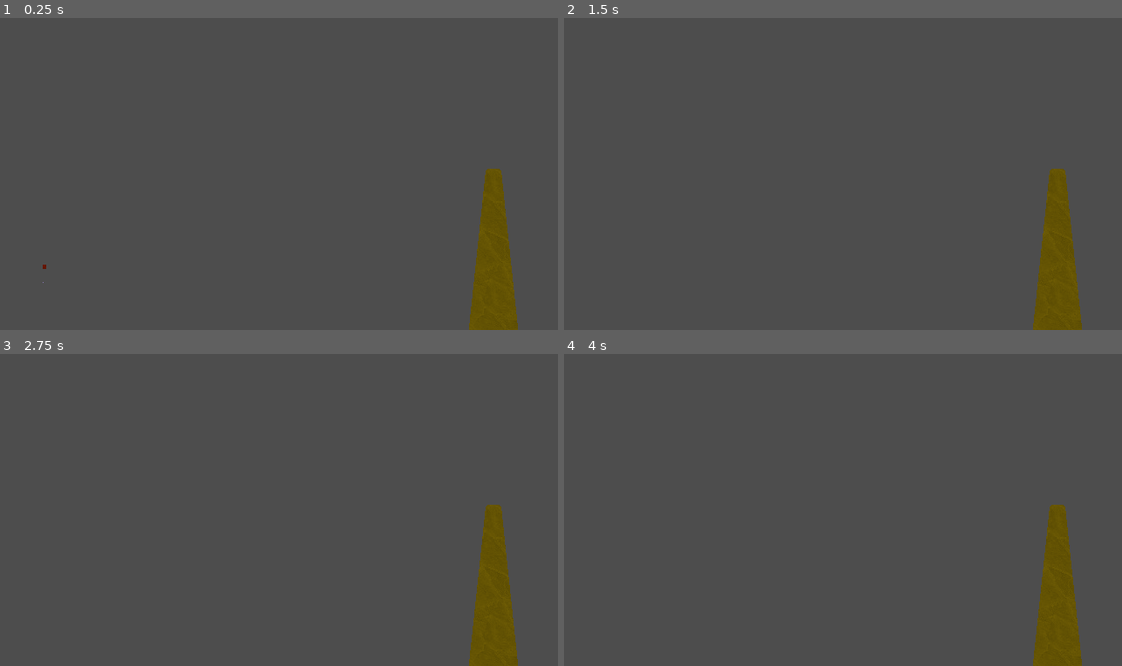
Above: before the commit, frames 1-4 (two rows, left to right).
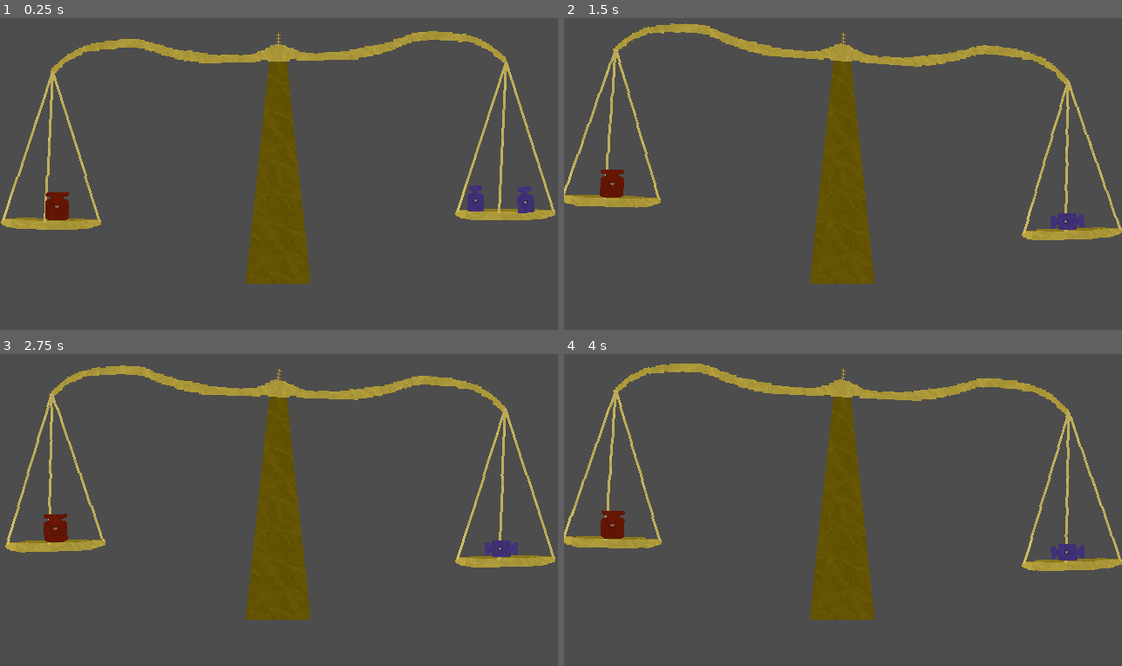
Above: after the commit, the same moments.

Repository: NicEastvillage/GMTKGameJam2024
Game: Godot game, scene res://scenes/physics_test.tscn
The game is run twice, just before and just after one commit, with the same random seed, the same clock (stepped at 60 frames per second) and the same inputs. This scene is started directly instead of the project's main scene.
Inputs (mouse positions are in pixels of both pictures, inside the frame that each line leads up to):
- Up to frame 1 (0.25 s): no input
- Up to frame 2 (1.5 s): move the mouse to (965, 158) at 0.52 s; click (965, 158) at 0.67 s; drag from (731, 189) to (815, 236) at 1.27 s
- Up to frame 3 (2.75 s): move the mouse to (334, 441) at 2.02 s; click (334, 441) at 2.17 s
- Up to frame 4 (4 s): drag from (815, 572) to (675, 463) at 2.77 s; move the mouse to (1010, 556) at 3.52 s; click (1010, 556) at 3.67 s

The runs differ from the first frame. In frame 1, 14% of the frame differs, in the area x 0-100%, y 4-100%; in frame 2, 13%; in frame 3, 13%; in frame 4, 13%.

Commit message:
fixed textured on rigids

Diff:
--- a/prefabs/scale_rigid.tscn
+++ b/prefabs/scale_rigid.tscn
@@ -1,26 +1,27 @@
 [gd_scene load_steps=7 format=3 uid="uid://c8jkuwbeqr6so"]
 
 [ext_resource type="Texture2D" uid="uid://doiqwjs2kvy6x" path="res://sprites/ScaleFoot.png" id="1_65p5n"]
-[ext_resource type="Texture2D" path="res://sprites/ScaleArms.png" id="3_ghc82"]
-[ext_resource type="Texture2D" path="res://sprites/ScaleCup.png" id="4_is4w7"]
+[ext_resource type="Texture2D" uid="uid://cf2tbgnhybxim" path="res://sprites/Arms.png" id="3_ghc82"]
+[ext_resource type="Texture2D" uid="uid://dex8i88hv020d" path="res://sprites/Cup.png" id="4_is4w7"]
 
 [sub_resource type="RectangleShape2D" id="RectangleShape2D_owe8w"]
-size = Vector2(96, 596)
+size = Vector2(96, 277)
 
 [sub_resource type="RectangleShape2D" id="RectangleShape2D_r05ga"]
-size = Vector2(1120, 56)
+size = Vector2(524, 56)
 
 [sub_resource type="RectangleShape2D" id="RectangleShape2D_vje0r"]
-size = Vector2(271.5, 16)
+size = Vector2(110, 7)
 
 [node name="scale" type="Node2D"]
 
 [node name="body" type="StaticBody2D" parent="."]
+position = Vector2(0, -136)
 collision_layer = 0
 collision_mask = 0
 
 [node name="CollisionShape2D" type="CollisionShape2D" parent="body"]
-position = Vector2(-2, 22)
+position = Vector2(-2, -3.5)
 shape = SubResource("RectangleShape2D_owe8w")
 
 [node name="Sprite2D" type="Sprite2D" parent="body"]
@@ -32,7 +33,7 @@
 collision_mask = 0
 
 [node name="CollisionShape2D" type="CollisionShape2D" parent="arms"]
-position = Vector2(-2, 1)
+position = Vector2(0, 1)
 shape = SubResource("RectangleShape2D_r05ga")
 
 [node name="Sprite2D" type="Sprite2D" parent="arms"]
@@ -45,45 +46,47 @@
 bias = 0.9
 
 [node name="cup_right" type="RigidBody2D" parent="."]
-position = Vector2(550, -86)
+position = Vector2(260, -163)
+collision_mask = 3
 
 [node name="Sprite2D" type="Sprite2D" parent="cup_right"]
 texture = ExtResource("4_is4w7")
 
-[node name="CollisionShape2D" type="CollisionShape2D" parent="cup_right"]
-position = Vector2(-1, 186)
+[node name="CollisionShape2D2" type="CollisionShape2D" parent="cup_right"]
+position = Vector2(0, 84)
 shape = SubResource("RectangleShape2D_vje0r")
 
 [node name="cup_left" type="RigidBody2D" parent="."]
-position = Vector2(-541, -86)
+position = Vector2(-260, -163)
+collision_mask = 3
 
 [node name="Sprite2D" type="Sprite2D" parent="cup_left"]
 texture = ExtResource("4_is4w7")
 
 [node name="CollisionShape2D" type="CollisionShape2D" parent="cup_left"]
-position = Vector2(-1, 186)
+position = Vector2(0, 84)
 shape = SubResource("RectangleShape2D_vje0r")
 
 [node name="right_joint" type="PinJoint2D" parent="."]
-position = Vector2(545, -270)
+position = Vector2(259, -253)
 node_a = NodePath("../arms")
 node_b = NodePath("../cup_right")
 bias = 0.9
 
 [node name="left_joint" type="PinJoint2D" parent="."]
-position = Vector2(-545, -270)
+position = Vector2(-259, -253)
 node_a = NodePath("../arms")
 node_b = NodePath("../cup_left")
 bias = 0.9
 
 [node name="spring_left" type="DampedSpringJoint2D" parent="."]
-position = Vector2(-545, -271)
+position = Vector2(-259, -253)
 node_a = NodePath("../body")
 node_b = NodePath("../arms")
 stiffness = 40.0
 
 [node name="spring_right" type="DampedSpringJoint2D" parent="."]
-position = Vector2(544, -269)
+position = Vector2(259, -253)
 node_a = NodePath("../body")
 node_b = NodePath("../arms")
 stiffness = 40.0
--- a/prefabs/rigid_weight.tscn
+++ b/prefabs/weight_large_rigid.tscn
@@ -1,31 +1,26 @@
-[gd_scene load_steps=5 format=3 uid="uid://he3anwde356t"]
+[gd_scene load_steps=4 format=3 uid="uid://he3anwde356t"]
 
 [ext_resource type="Script" path="res://scripts/rigid_drag.gd" id="1_uptof"]
 [ext_resource type="Texture2D" uid="uid://cplb81pril50d" path="res://sprites/Weight Large.png" id="2_xthf0"]
-[ext_resource type="Texture2D" uid="uid://bcuanw0r63ce8" path="res://sprites/Circle.png" id="3_0esi5"]
 
 [sub_resource type="RectangleShape2D" id="RectangleShape2D_lhlkn"]
-size = Vector2(638.227, 799.803)
+size = Vector2(186.667, 212.402)
 
 [node name="WeightLarge" type="RigidBody2D" groups=["rigid_dragable"]]
+collision_layer = 2
 input_pickable = true
+mass = 5.0
 freeze_mode = 1
 script = ExtResource("1_uptof")
 
 [node name="CollisionShape2D" type="CollisionShape2D" parent="."]
-position = Vector2(0, -60.125)
+position = Vector2(0, -16.0699)
 scale = Vector2(0.15, 0.15)
 shape = SubResource("RectangleShape2D_lhlkn")
 
 [node name="WeightLarge" type="Sprite2D" parent="."]
-position = Vector2(0, -60.125)
-scale = Vector2(0.15, 0.15)
+position = Vector2(0, -16)
 texture = ExtResource("2_xthf0")
-
-[node name="Circle" type="Sprite2D" parent="WeightLarge"]
-position = Vector2(-8.0788, 121.182)
-scale = Vector2(1.46957, 1.46957)
-texture = ExtResource("3_0esi5")
 
 [connection signal="mouse_entered" from="." to="." method="_on_mouse_entered"]
 [connection signal="mouse_exited" from="." to="." method="_on_mouse_exited"]
--- /dev/null
+++ b/prefabs/weight_medium_rigid.tscn
@@ -0,0 +1,26 @@
+[gd_scene load_steps=4 format=3 uid="uid://whoap6ax7f3a"]
+
+[ext_resource type="Script" path="res://scripts/rigid_drag.gd" id="1_ejqde"]
+[ext_resource type="Texture2D" uid="uid://c7pw7dyuqhiyt" path="res://sprites/Weight Medium.png" id="2_2k7if"]
+
+[sub_resource type="RectangleShape2D" id="RectangleShape2D_lhlkn"]
+size = Vector2(133.333, 199.068)
+
+[node name="WeightLarge" type="RigidBody2D" groups=["rigid_dragable"]]
+collision_layer = 2
+input_pickable = true
+mass = 3.0
+freeze_mode = 1
+script = ExtResource("1_ejqde")
+
+[node name="CollisionShape2D" type="CollisionShape2D" parent="."]
+position = Vector2(2.38419e-07, -15.0699)
+scale = Vector2(0.15, 0.15)
+shape = SubResource("RectangleShape2D_lhlkn")
+
+[node name="WeightLarge" type="Sprite2D" parent="."]
+position = Vector2(0, -15)
+texture = ExtResource("2_2k7if")
+
+[connection signal="mouse_entered" from="." to="." method="_on_mouse_entered"]
+[connection signal="mouse_exited" from="." to="." method="_on_mouse_exited"]
--- /dev/null
+++ b/prefabs/weight_small_rigid.tscn
@@ -0,0 +1,25 @@
+[gd_scene load_steps=4 format=3 uid="uid://gpbf43x6plu1"]
+
+[ext_resource type="Script" path="res://scripts/rigid_drag.gd" id="1_5kcg7"]
+[ext_resource type="Texture2D" uid="uid://bgstsfi5um0c0" path="res://sprites/Weight Small.png" id="2_73k8n"]
+
+[sub_resource type="RectangleShape2D" id="RectangleShape2D_lhlkn"]
+size = Vector2(80, 139.068)
+
+[node name="WeightLarge" type="RigidBody2D" groups=["rigid_dragable"]]
+collision_layer = 2
+input_pickable = true
+freeze_mode = 1
+script = ExtResource("1_5kcg7")
+
+[node name="CollisionShape2D" type="CollisionShape2D" parent="."]
+position = Vector2(0, -10.5699)
+scale = Vector2(0.15, 0.15)
+shape = SubResource("RectangleShape2D_lhlkn")
+
+[node name="WeightSmall" type="Sprite2D" parent="."]
+position = Vector2(0, -10.5)
+texture = ExtResource("2_73k8n")
+
+[connection signal="mouse_entered" from="." to="." method="_on_mouse_entered"]
+[connection signal="mouse_exited" from="." to="." method="_on_mouse_exited"]
--- a/scenes/physics_test.tscn
+++ b/scenes/physics_test.tscn
@@ -1,11 +1,13 @@
-[gd_scene load_steps=5 format=3 uid="uid://c1h3urjgd2app"]
+[gd_scene load_steps=6 format=3 uid="uid://c1h3urjgd2app"]
 
 [ext_resource type="Script" path="res://scripts/main.gd" id="1_52l57"]
 [ext_resource type="PackedScene" uid="uid://c8jkuwbeqr6so" path="res://prefabs/scale_rigid.tscn" id="1_cw5b1"]
-[ext_resource type="PackedScene" uid="uid://he3anwde356t" path="res://prefabs/rigid_weight.tscn" id="2_mnd3b"]
+[ext_resource type="PackedScene" uid="uid://he3anwde356t" path="res://prefabs/weight_large_rigid.tscn" id="2_mnd3b"]
 [ext_resource type="PackedScene" uid="uid://dxgmff50hns5n" path="res://prefabs/grabber.tscn" id="4_qfs20"]
+[ext_resource type="PackedScene" uid="uid://whoap6ax7f3a" path="res://prefabs/weight_medium_rigid.tscn" id="6_jbgf5"]
 
 [node name="PhysicsTest" type="Node2D" node_paths=PackedStringArray("grabber", "grabber_joint")]
+position = Vector2(-247, -1)
 script = ExtResource("1_52l57")
 grabber = NodePath("Grabber")
 grabber_joint = NodePath("grab_joint")
@@ -14,13 +16,17 @@
 position = Vector2(566, 310)
 
 [node name="WeightLarge" parent="." instance=ExtResource("2_mnd3b")]
-position = Vector2(51, 319)
-mass = 10.0
+position = Vector2(313, 217)
 angular_damp = 6.85
-default_mass = 5
 
 [node name="Grabber" parent="." instance=ExtResource("4_qfs20")]
 position = Vector2(264, -74)
 
 [node name="grab_joint" type="PinJoint2D" parent="."]
 bias = 0.9
+
+[node name="WeightLarge2" parent="." instance=ExtResource("6_jbgf5")]
+position = Vector2(791, 205)
+
+[node name="WeightLarge3" parent="." instance=ExtResource("6_jbgf5")]
+position = Vector2(850, 200)
--- a/scripts/grabber.gd
+++ b/scripts/grabber.gd
@@ -8,4 +8,4 @@
 
 # Called every frame. 'delta' is the elapsed time since the previous frame.
 func _process(delta: float) -> void:
-	position = get_viewport().get_mouse_position()
+	global_position = get_viewport().get_mouse_position()
--- a/scripts/main.gd
+++ b/scripts/main.gd
@@ -9,7 +9,7 @@
 		node.connect("clicked", _on_pickable_clicked)
 
 func _process(delta: float) -> void:
-	grabber_joint.position = get_viewport().get_mouse_position()
+	grabber_joint.global_position = get_viewport().get_mouse_position()
 
 func _on_pickable_clicked(object):
 	if !held_object:
--- a/scripts/rigid_drag.gd
+++ b/scripts/rigid_drag.gd
@@ -11,7 +11,7 @@
 func _input_event(viewport, event, shape_idx):
 	if event is InputEventMouseButton:
 		if event.button_index == MOUSE_BUTTON_LEFT and event.pressed:
-			offset = position - get_viewport().get_mouse_position()
+			offset = global_position - get_viewport().get_mouse_position()
 			emit_signal("clicked", self)
 
 func _physics_process(delta):
Not shown: 1 places in scenes/main.tscn that only renumber resources
